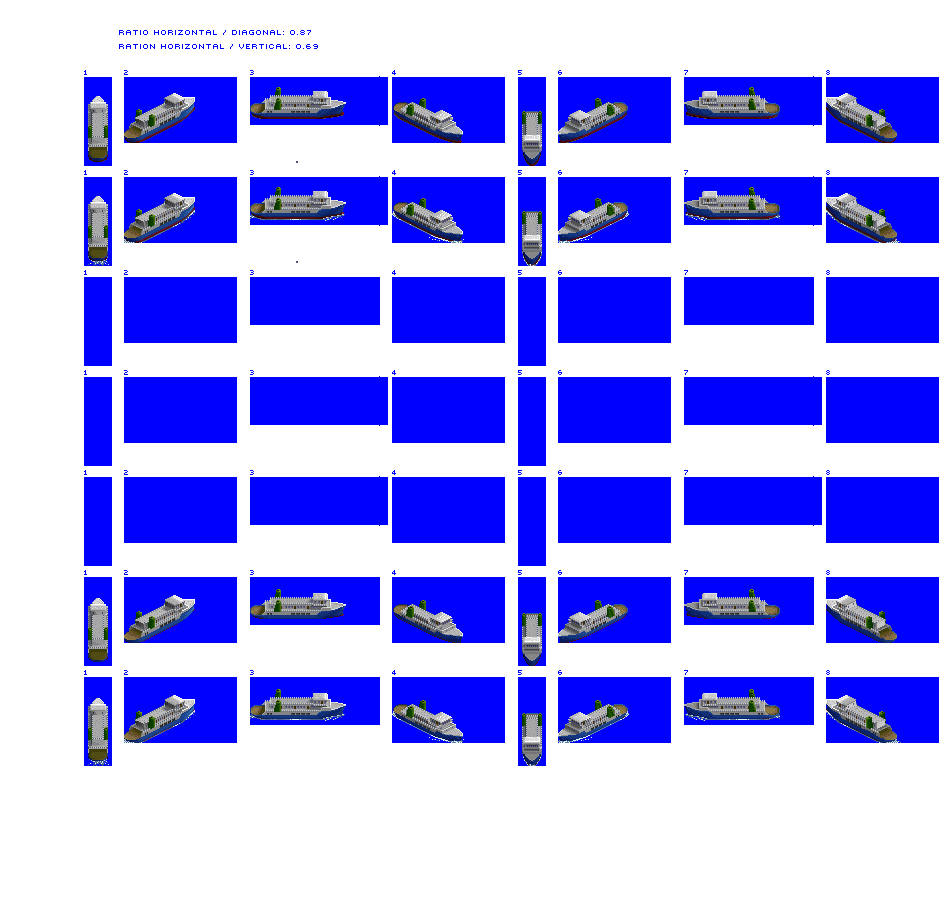
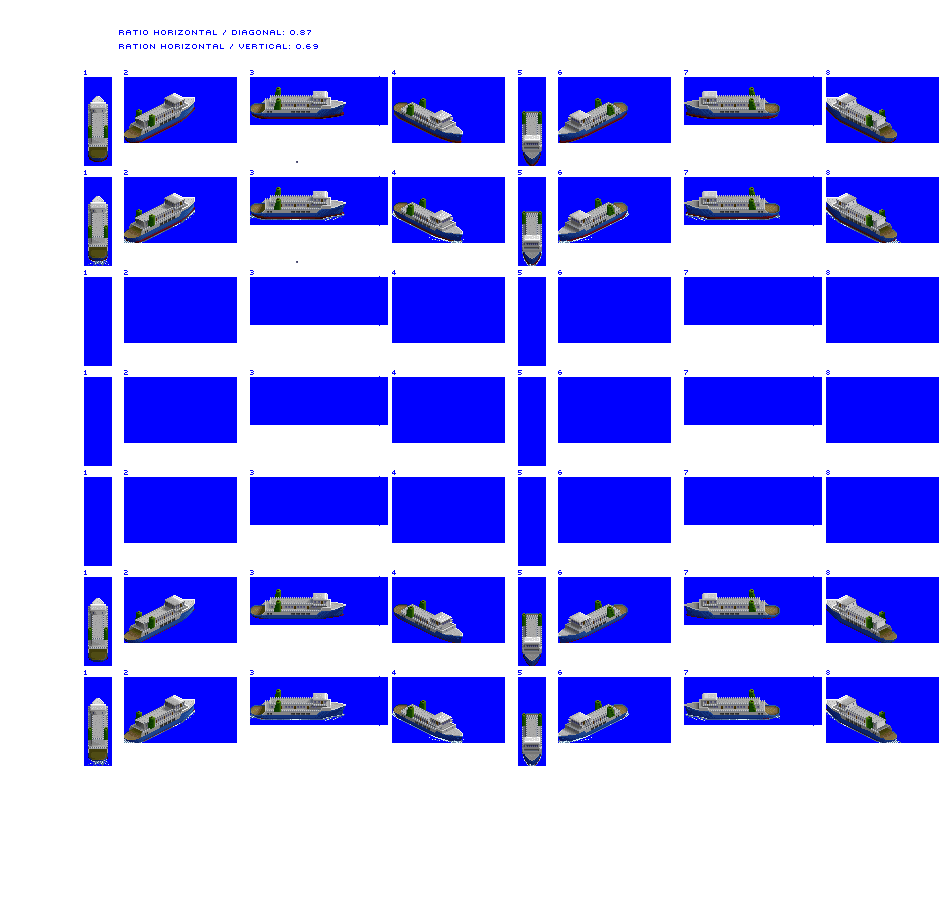
Revision of a layered 950 × 900 image; what changed, layer by layer:
painted on "blue bg" over box(379, 276, 822, 726)
